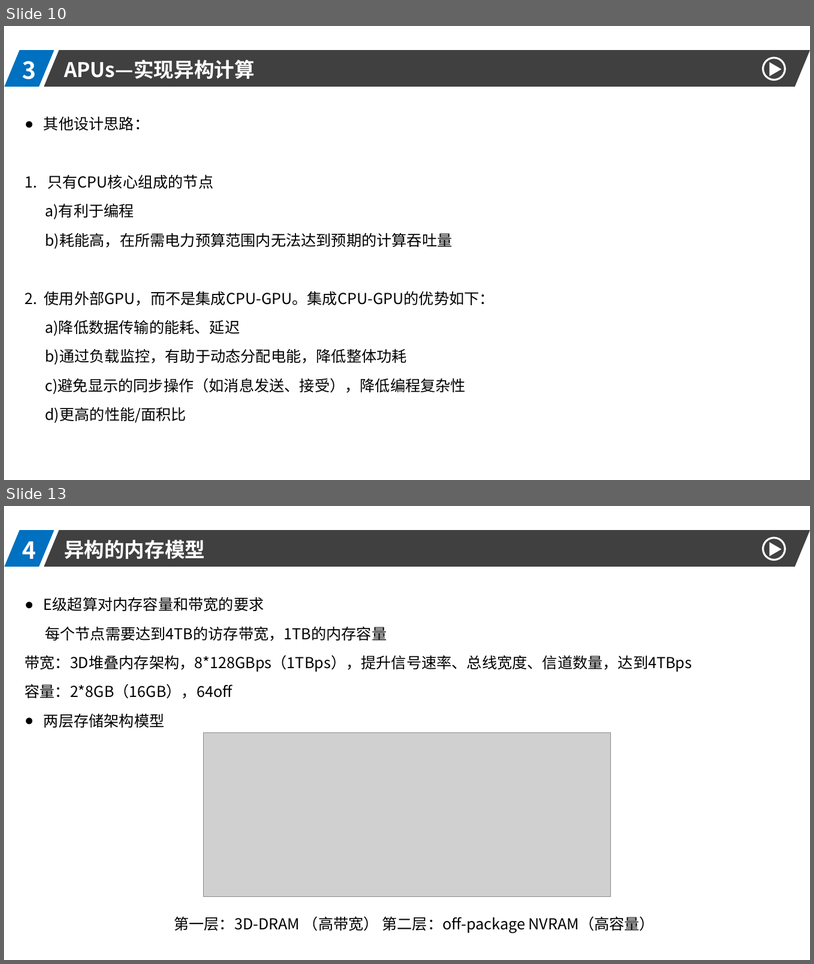
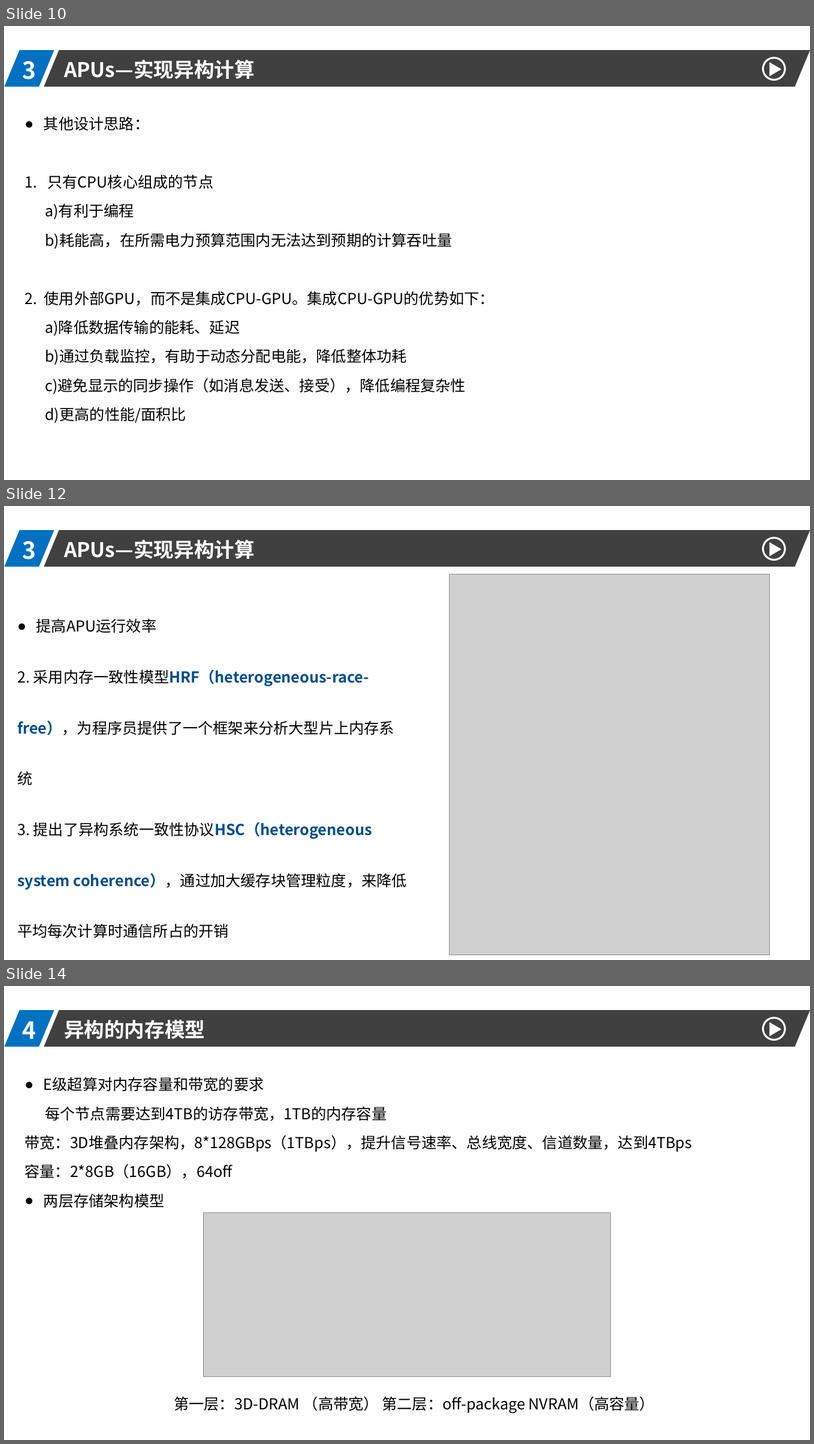
Before and after one commit to DO-MINATOR/buaa, a slide deck: 高性能计算机/高性能.pptx. Shown one above the other, each under a label of ours: slides 10 and 13 before the commit, slides 10, 12 and 14 after it; the slides between them are not shown. The pictures are 814x964 and 814x1444 pixels, drawn with LibreOffice and Linux fonts; fonts in the diff are those of the drawing; grey boxes stand for pictures. Boxes give left, top, right and bottom in pixels: in the first picture for what was removed or moved away, otherwise in the second. Text is boxed around its words. In the diff, an @@ line names an element or a change of style, - is before the commit and + after.

```diff
--- a/高性能计算机/高性能.pptx
+++ b/高性能计算机/高性能.pptx
@@ slide 12 added at [4,506,810,960], background #FFFFFF @@
@@ parallelogram added at [5,530,54,567], fill #0070C0 @@
@@ text added at [22,541,36,559], 28 pt, text #FFFFFF, bold @@
+3
@@ parallelogram added at [44,530,810,567], fill #404040 @@
@@ text added at [64,540,255,559], 24 pt, text #FFFFFF, bold @@
+APUs—实现异构计算
@@ ellipse added at [764,537,786,559], outline #FFFFFF 2.25 pt @@
@@ triangle added at [770,542,782,556], fill #FFFFFF @@
@@ picture added at [450,574,770,955] @@
@@ text added at [17,618,407,937], 18 pt, text #000000 @@
+● 提高APU运行效率
+2. 采用内存一致性模型HRF（heterogeneous-race-free），为程序员提供了一个框架来分析大型片上内存系统
+3. 提出了异构系统一致性协议HSC（heterogeneous system coherence），通过加大缓存块管理粒度，来降低平均每次计算时通信所占的开销
@@ what was slide 13 is now slide 14 @@
```
Also in this commit, not shown: 8 slides changed, 2 other files.
